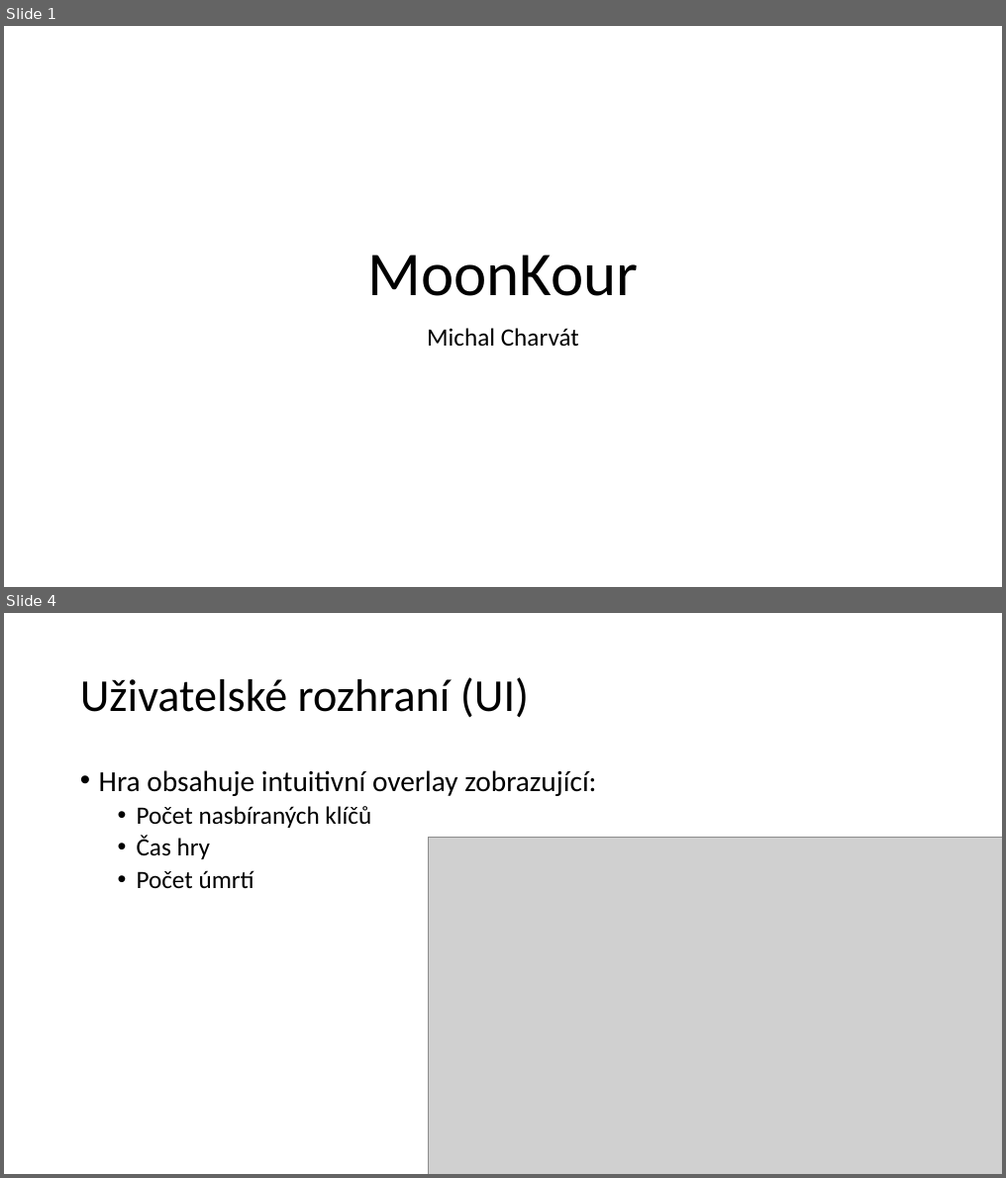
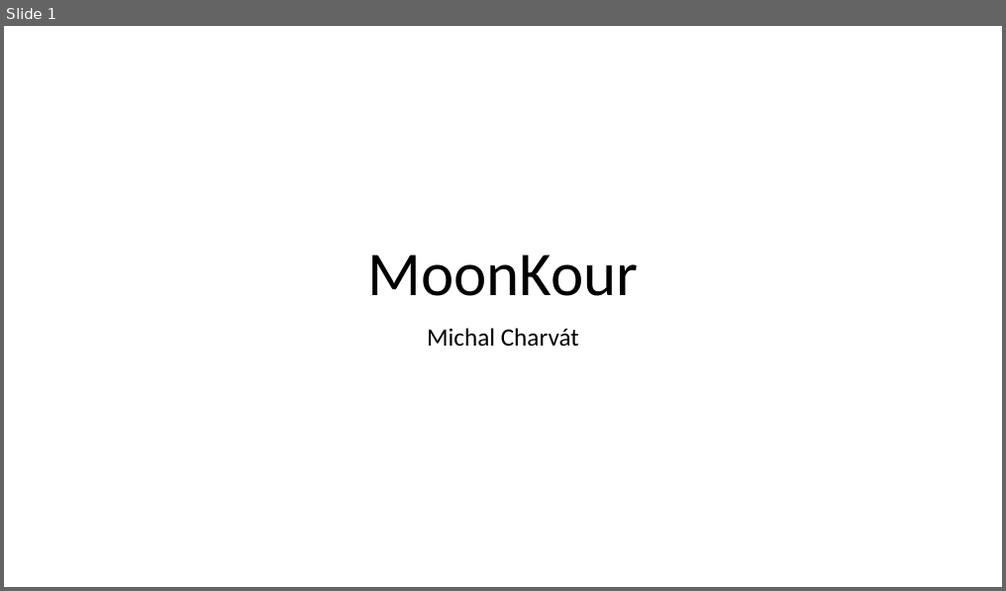
Before and after one commit to Fen1Xcz/TP, a slide deck: MoonKour.pptx. Shown one above the other, each under a label of ours: slides 1 and 4 before the commit, slide 1 after it; the slides between them are not shown. The pictures are 1006x1178 and 1006x591 pixels, drawn with LibreOffice and Linux fonts; fonts in the diff are those of the drawing; grey boxes stand for pictures. Boxes give left, top, right and bottom in pixels: in the first picture for what was removed or moved away, otherwise in the second. Text is boxed around its words. In the diff, an @@ line names an element or a change of style, - is before the commit and + after.

```diff
--- a/MoonKour.pptx
+++ b/MoonKour.pptx
@@ slide 4 removed at <box>4,613,1002,1174</box>, background #FFFFFF @@
@@ title removed at <box>80,677,529,718</box> @@
-Uživatelské rozhraní (UI)
@@ text removed at <box>99,770,596,888</box> @@
-• Hra obsahuje intuitivní overlay zobrazující:
-  • Počet nasbíraných klíčů
-  • Čas hry
-  • Počet úmrtí
@@ picture removed at <box>429,838,1002,1174</box> @@
```
Also in this commit, not shown: 2 slides changed, 4 slides added, 2 other slides removed.
